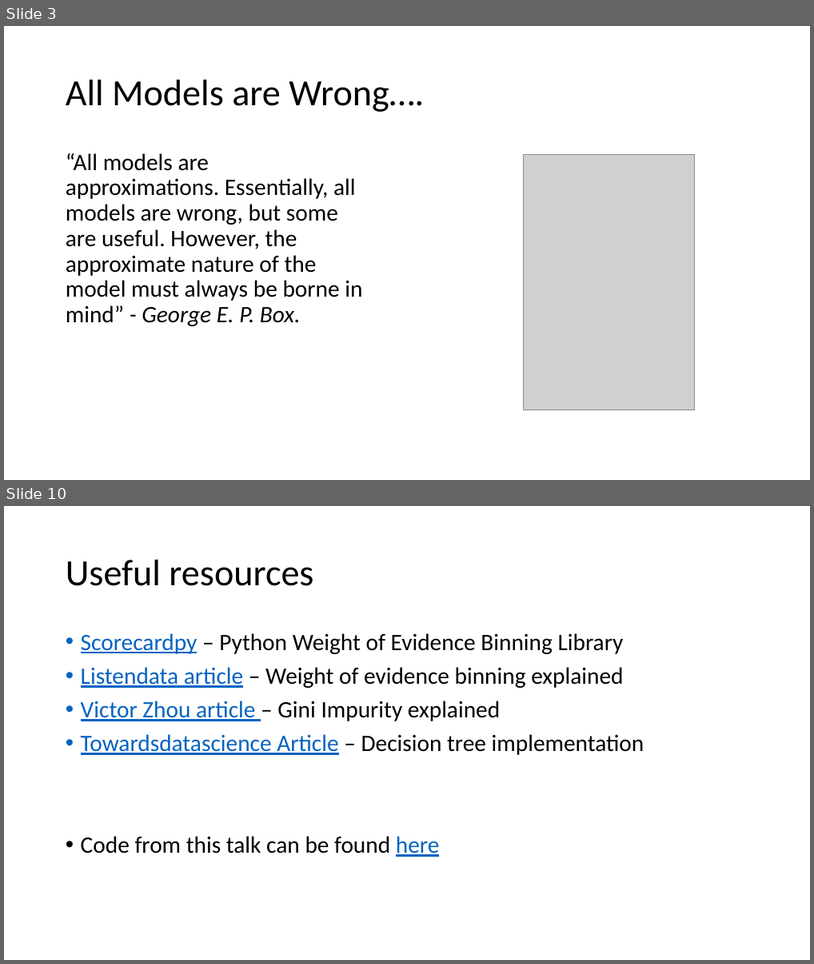
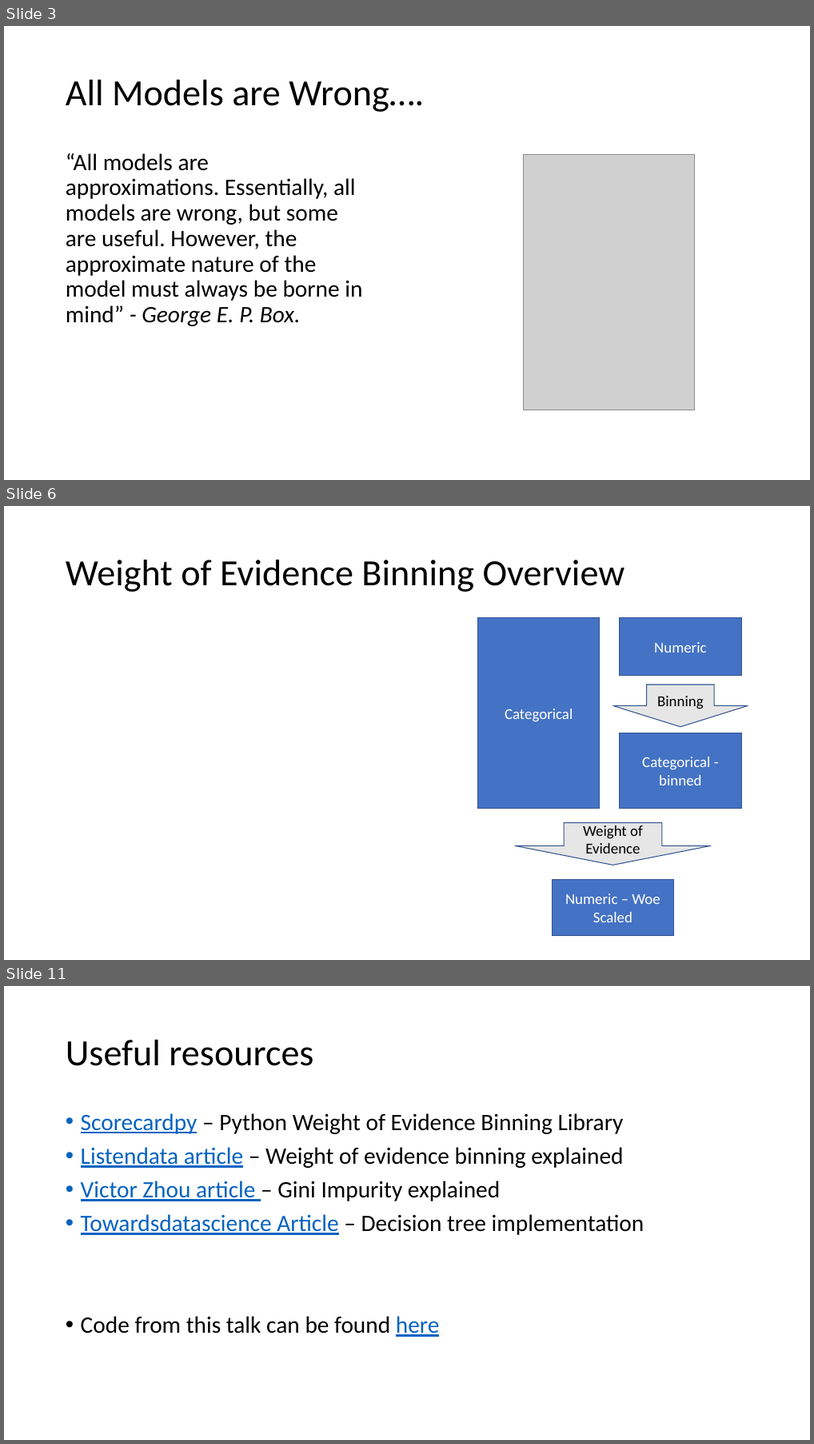
Before and after one commit to oli5679/WeightOfEvidenceDemo, a slide deck: Presentation.pptx. Shown one above the other, each under a label of ours: slides 3 and 10 before the commit, slides 3, 6 and 11 after it; the slides between them are not shown. The pictures are 814x964 and 814x1444 pixels, drawn with LibreOffice and Linux fonts; fonts in the diff are those of the drawing; grey boxes stand for pictures. Boxes give left, top, right and bottom in pixels: in the first picture for what was removed or moved away, otherwise in the second. Text is boxed around its words. In the diff, an @@ line names an element or a change of style, - is before the commit and + after.

```diff
--- a/Presentation.pptx
+++ b/Presentation.pptx
@@ slide 6 added at [4,506,810,960], background #FFFFFF @@
@@ title added at [66,560,626,592], 44 pt, text #000000 @@
+Weight of Evidence Binning Overview
@@ rectangle added at [478,618,601,808], fill #4472C4, outline #325491 1 pt, 18 pt, text #FFFFFF @@
+Categorical
@@ rectangle added at [620,618,742,676], fill #4472C4, outline #325491 1 pt, 18 pt, text #FFFFFF @@
+Numeric
@@ down arrow added at [613,684,748,727], fill #E7E6E6, outline #325491 1 pt, 18 pt, text #000000 @@
+Binning
@@ rectangle added at [620,732,742,808], fill #4472C4, outline #325491 1 pt, 18 pt, text #FFFFFF @@
+Categorical - binned
@@ down arrow added at [515,822,712,864], fill #E7E6E6, outline #325491 1 pt, 18 pt, text #000000 @@
+Weight of Evidence
@@ rectangle added at [553,880,675,936], fill #4472C4, outline #325491 1 pt, 18 pt, text #FFFFFF @@
+Numeric – Woe Scaled
@@ what was slide 10 is now slide 11 @@
```
Also in this commit, not shown: 6 slides changed, 1 other slide added, 1 slide removed, 1 other file.
